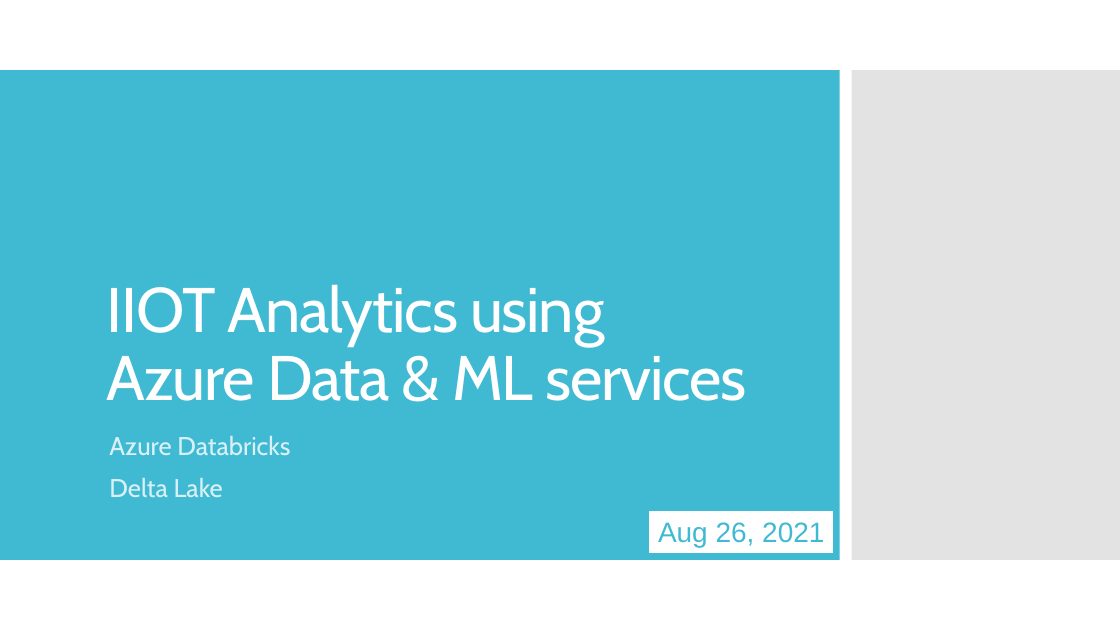
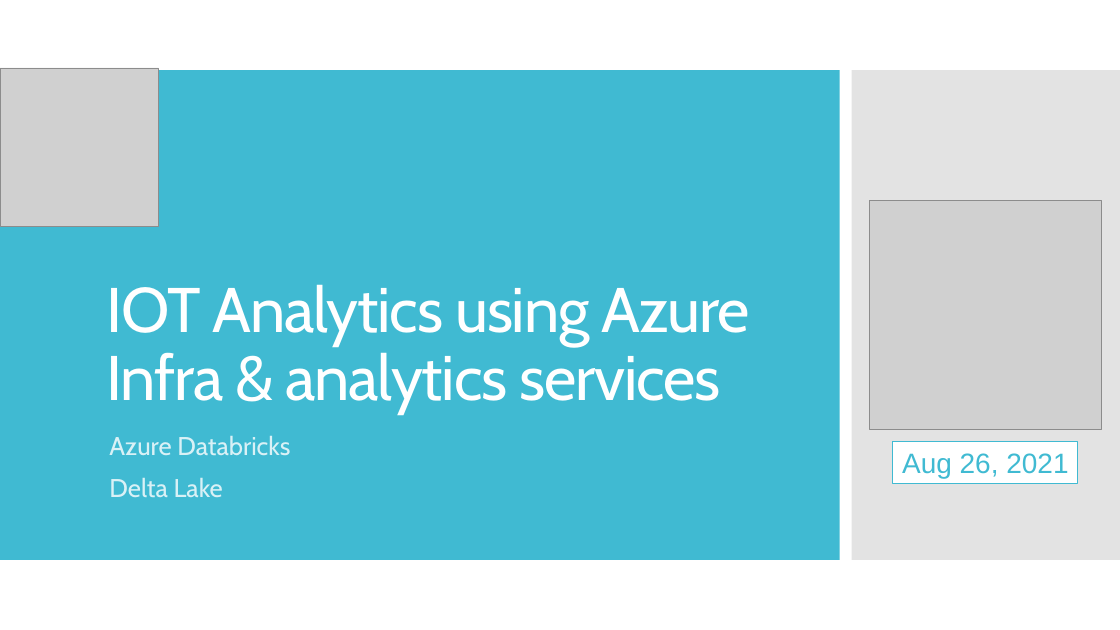
Before and after one commit to dinesarun/common, a slide deck: slide 1 of sessions/ChennaiAzureUserGroup/Databricks_IOT_Analytics/IOT-ML-Azure.pptx. Drawn at 1120x630 pixels with LibreOffice and Linux fonts; fonts in the diff are those of the drawing; grey boxes stand for pictures. Boxes give left, top, right and bottom in pixels: in the first picture for what was removed or moved away, otherwise in the second. Text is boxed around its words. In the diff, an @@ line names an element or a change of style, - is before the commit and + after.

```diff
--- a/sessions/ChennaiAzureUserGroup/Databricks_IOT_Analytics/IOT-ML-Azure.pptx
+++ b/sessions/ChennaiAzureUserGroup/Databricks_IOT_Analytics/IOT-ML-Azure.pptx
@@ picture added at (0,68,159,227) @@
@@ picture added at (870,201,1101,429) @@
@@ title at (107,284,749,415): text changed @@
-IIOT Analytics using Azure Data & ML services
+IOT Analytics using Azure Infra & analytics services
@@ rectangle "Aug 26, 2021": place and size @@
-rectangle "Aug 26, 2021" at (649,511,834,553)
+rectangle "Aug 26, 2021" at (893,442,1079,484)
```
Also in this commit, not shown: 10 other slides changed, 10 slides added, 2 slides removed.
